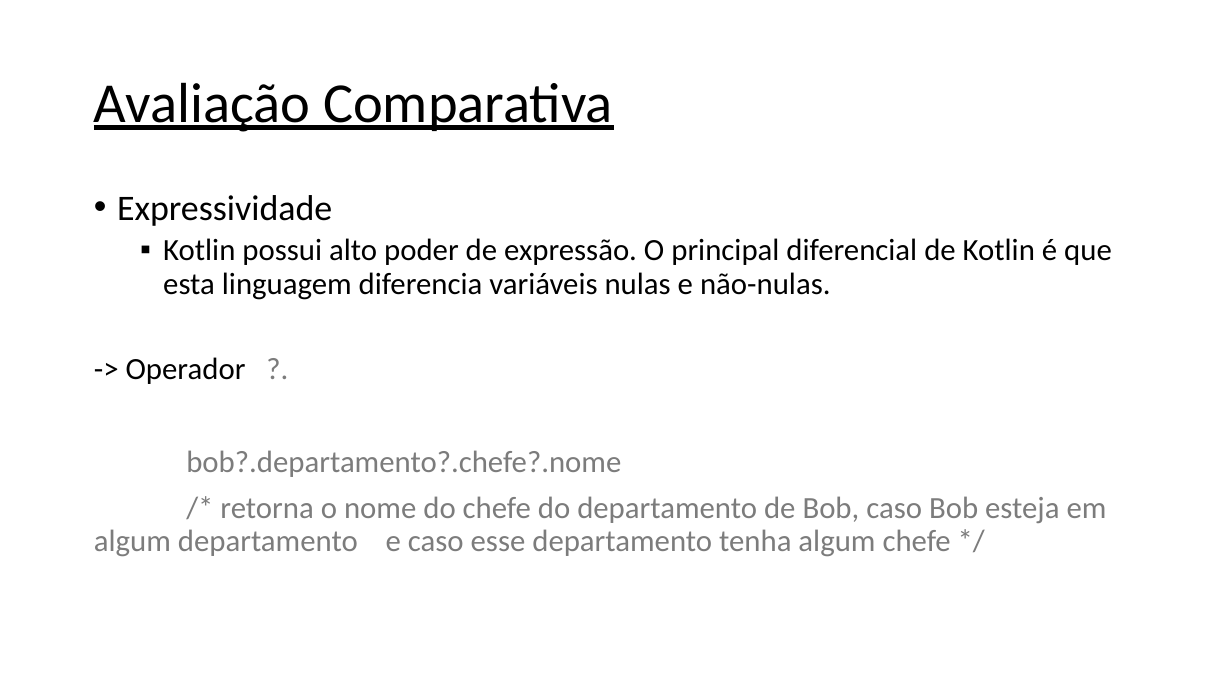
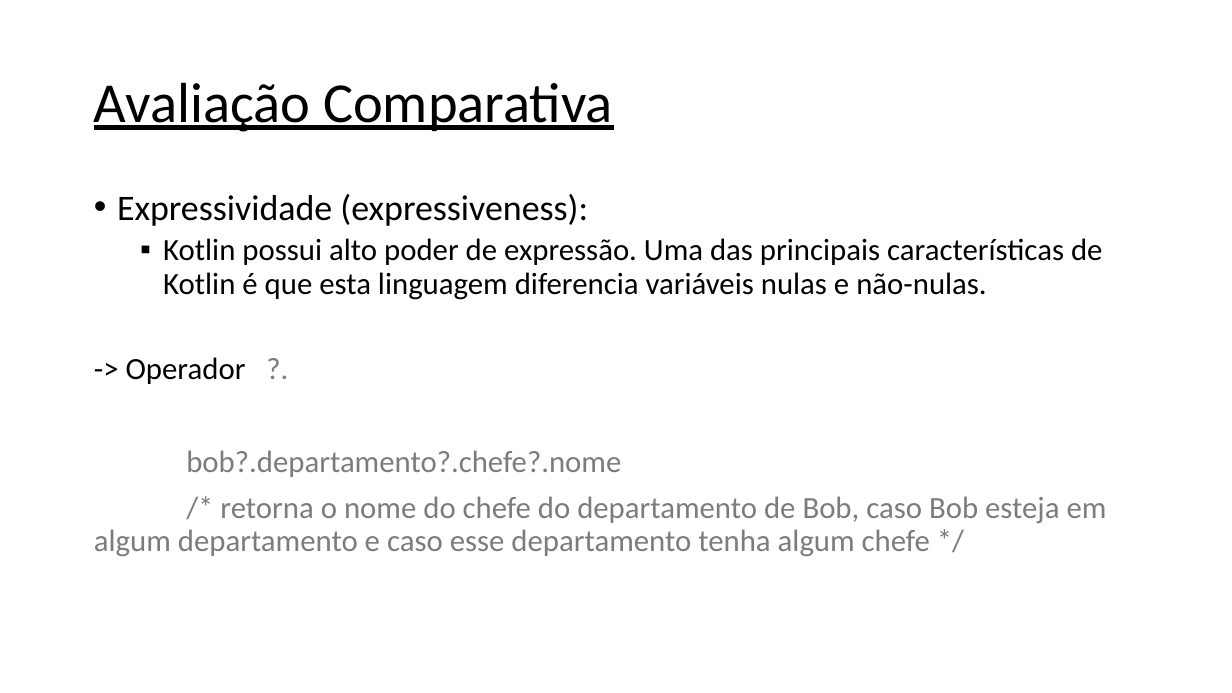
Before and after one commit to lucascomp/EDL, a slide deck: slide 6 of trabalhos/trabalho-01/SLIDES.pptx. Drawn at 1232x693 pixels with LibreOffice and Linux fonts; fonts in the diff are those of the drawing. Boxes give left, top, right and bottom in pixels: in the first picture for what was removed or moved away, otherwise in the second. Text is boxed around its words. In the diff, an @@ line names an element or a change of style, - is before the commit and + after.

```diff
--- a/trabalhos/trabalho-01/SLIDES.pptx
+++ b/trabalhos/trabalho-01/SLIDES.pptx
@@ text at box(117, 194, 1102, 300): text changed @@
-• Expressividade
-  ▪ Kotlin possui alto poder de expressão. O principal diferencial de Kotlin é que esta linguagem diferencia variáveis nulas e não-nulas.
+• Expressividade (expressiveness):
+  ▪ Kotlin possui alto poder de expressão. Uma das principais características de Kotlin é que esta linguagem diferencia variáveis nulas e não-nulas.
```
Also in this commit, not shown: 3 other slides changed, 1 other file.
